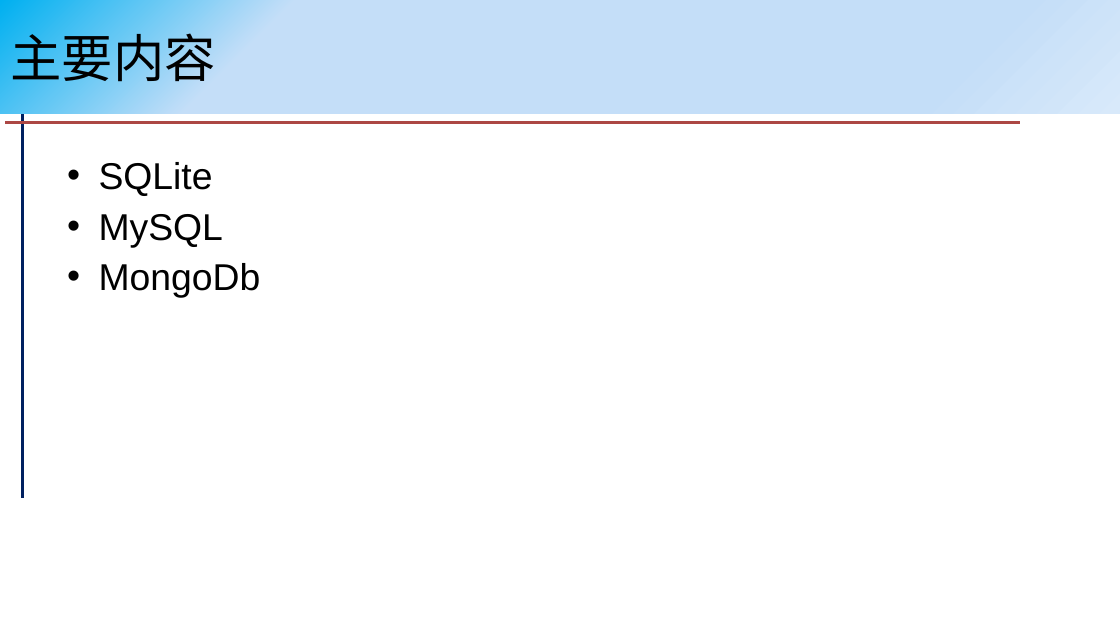
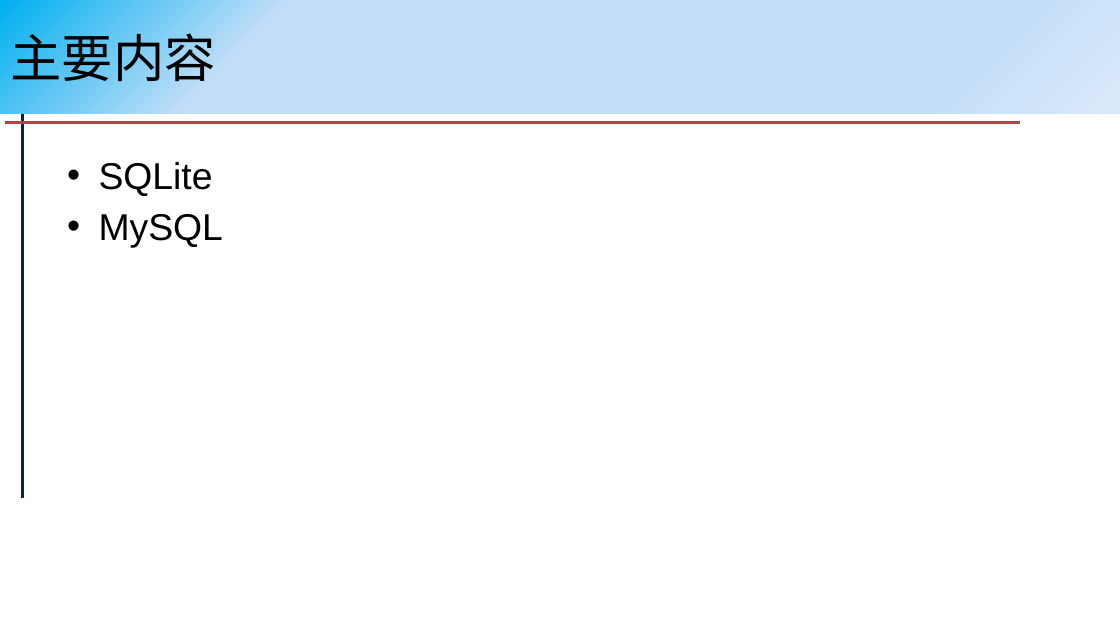
Before and after one commit to pengxj/PythonCourse, a slide deck: slide 2 of slides/第14章 数据库编程.pptx. Drawn at 1120x630 pixels with LibreOffice and Linux fonts; fonts in the diff are those of the drawing. Boxes give left, top, right and bottom in pixels: in the first picture for what was removed or moved away, otherwise in the second. Text is boxed around its words. In the diff, an @@ line names an element or a change of style, - is before the commit and + after.

```diff
--- a/slides/第14章 数据库编程.pptx
+++ b/slides/第14章 数据库编程.pptx
@@ text at (99, 263, 261, 298): paragraph removed @@
-• MongoDb
```
Also in this commit, not shown: 5 other slides changed, 2 slides added, 10 slides removed, 1 other file.
